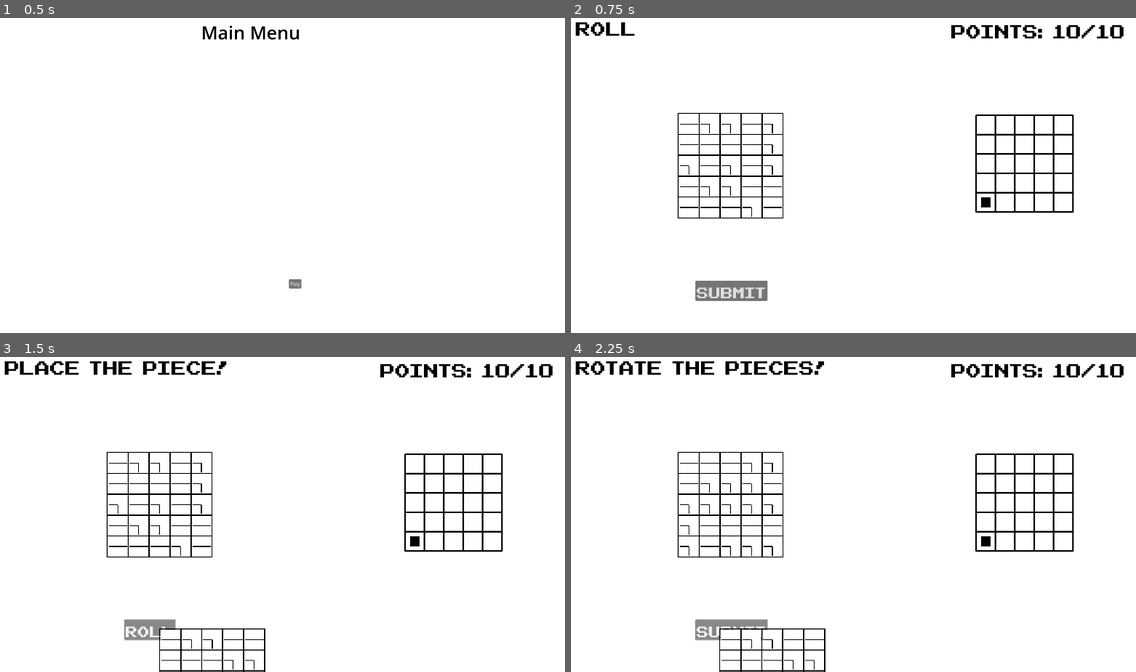
Above: before the commit, frames 1-4 (two rows, left to right).
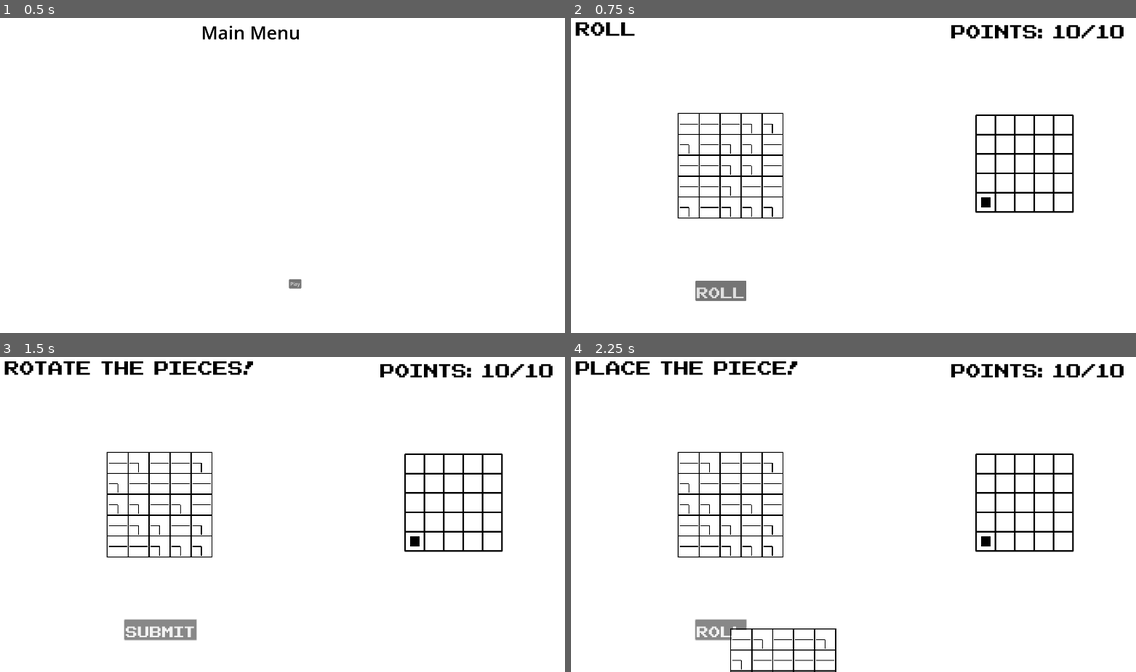
Above: after the commit, the same moments.

Repository: Peachball/gmtk-2025
Game: Godot game, scene res://scenes/menu.tscn
The game is run twice, just before and just after one commit, with the same random seed, the same clock (stepped at 60 frames per second) and the same inputs.
Inputs:
- Up to frame 1 (0.5 s): no input
- Up to frame 2 (0.75 s): click "Play" at 0.5 s
- Up to frame 3 (1.5 s): click "Submit" (after the commit: "Roll") at 1.25 s
- Up to frame 4 (2.25 s): click "Roll" (after the commit: "Submit") at 2 s

Frame 1 is identical in both runs. In frame 2, 0.5% of the frame differs, in the area x 20-38%, y 33-90%; in frame 3, 2.2%, in the area x 1-47%, y 1-100%; in frame 4, 2.0%.

Commit message:
Minor UX cleanups

Diff:
--- a/constant.gd
+++ b/constant.gd
@@ -2,9 +2,14 @@
 
 class_name Constant
 
-const TILE_WIDTH := 64
+const TILE_WIDTH := 64.0
 const LINE_THICKNESS := 4.0
 
 enum Direction {
 	UP, RIGHT, DOWN, LEFT
 }
+
+const DIRECTION_MAP = [Vector2.UP, Vector2.RIGHT, Vector2.DOWN, Vector2.LEFT]
+
+static func direction_to_vector(direction: int) -> Vector2:
+	return DIRECTION_MAP[direction % 4]
--- a/objects/slot_machine.gd
+++ b/objects/slot_machine.gd
@@ -8,14 +8,16 @@
 @export var tile_scene: PackedScene
 @export var tile_spacing := 5
 
+
 func _ready() -> void:
 	reroll()
 
 func reroll() -> void:
 	for row in MACHINE_HEIGHT:
 		for col in MACHINE_WIDTH:
-			var tile := tile_scene.instantiate()
-
+			var tile := tile_scene.instantiate() as Tile
+			tile.init_random_direction()
+			tile.grid_position = Vector2i(col, row)
 			var tile_size := Constant.TILE_WIDTH
 			var pos_x := col * (tile_size + tile_spacing)
 			var pos_y := row * (tile_size + tile_spacing)
--- a/objects/tile.gd
+++ b/objects/tile.gd
@@ -9,13 +9,29 @@
 var inset := 2
 var allow_rotate := true
 
-func _ready() -> void:
-	start = Vector2(inset, Constant.TILE_WIDTH / 2)
-	mid = Vector2(Constant.TILE_WIDTH / 2, Constant.TILE_WIDTH / 2)
+var start_direction: int = Constant.Direction.LEFT
+var end_direction: int = Constant.Direction.RIGHT
+var grid_position: Vector2i
+
+func init_random_direction() -> void:
+	start_direction = Constant.Direction.LEFT
+
 	var rand = randi() % 2
 	if rand == 1:
-		end = Vector2(Constant.TILE_WIDTH / 2, Constant.TILE_WIDTH - inset)
+		end_direction = Constant.Direction.DOWN
+	else:
+		end_direction = Constant.Direction.RIGHT
+	init_from_directions(start_direction, end_direction)
 
+func init_from_directions(new_start_direction: int, new_end_direction: int) -> void:
+	start_direction = new_start_direction
+	end_direction = new_end_direction
+	Constant.direction_to_vector(start_direction)
+	start = calculate_inset_vector(start_direction)
+	end = calculate_inset_vector(end_direction)
+
+func calculate_inset_vector(direction: int) -> Vector2:
+	return mid + Constant.direction_to_vector(direction) * (Constant.TILE_WIDTH / 2 - inset)
 
 func _draw() -> void:
 	# draw box
@@ -44,6 +60,9 @@
 	var start_offset = start - mid
 	var end_offset = end - mid
 
+	start_direction = (start_direction + 1) % 4
+	end_direction = (end_direction + 1) % 4
+
 	var tween := create_tween()
 
 	tween.tween_method(
@@ -58,7 +77,7 @@
 
 	tween.tween_callback(func(): allow_rotate = true)
 
-func _input(event: InputEvent) -> void:
+func _unhandled_input(event: InputEvent) -> void:
 	if event is InputEventMouseButton and event.pressed and allow_rotate:
 		var local_mouse_pos = to_local(event.position)
 		var tile_rect = Rect2(Vector2.ZERO, Vector2(Constant.TILE_WIDTH, Constant.TILE_WIDTH))
--- a/scenes/level.gd
+++ b/scenes/level.gd
@@ -14,6 +14,7 @@
 		match new_action:
 			SLOT_MACHINE_PREROLL:
 				$StateLabel.text = "Roll"
+				$RollSubmitButton.text = "Roll"
 			SLOT_MACHINE_EDIT:
 				$StateLabel.text = "Rotate the pieces!"
 				$RollSubmitButton.text = "Submit"
@@ -26,21 +27,40 @@
 func _ready() -> void:
 	$WorldMap.set_player_position(player_position)
 	player_action = SLOT_MACHINE_PREROLL
-	rolled = true
+	$SlotMachine.reroll()
 
 func _process(delta: float) -> void:
-	if $HeldTiles.get_child_count() != 0:
-		$HeldTiles.position = get_viewport().get_mouse_position()
+	match player_action:
+		PLACE_TILE:
+			process_place_tile()
+
+func process_place_tile() -> void:
+	$HeldTiles.position = get_viewport().get_mouse_position()
+
+	if Input.is_action_just_pressed("ui_cancel"):
+		for child in $HeldTiles.get_children():
+			$HeldTiles.remove_child(child)
+			child.queue_free()
+		player_action = SLOT_MACHINE_EDIT
+		return
+
 
 func _on_roll_submit_button_pressed() -> void:
-	if rolled:
-		var tiles = $SlotMachine/Tiles.duplicate()
-		for tile in tiles.get_children():
-			(tile as Tile).allow_rotate = false
-		$HeldTiles.add_child(tiles)
-		player_action = PLACE_TILE
-		rolled = !rolled
-	else:
-		player_action = SLOT_MACHINE_EDIT
-		$SlotMachine.reroll()
-		rolled = !rolled
+	match player_action:
+		SLOT_MACHINE_EDIT:
+			var tile_inst = preload("res://objects/tile.tscn")
+			var tiles = $SlotMachine/Tiles
+			for tile in tiles.get_children():
+				var casted_tile = tile as Tile
+				var new_tile := tile_inst.instantiate()
+				new_tile.allow_rotate = false
+				new_tile.init_from_directions(casted_tile.start_direction, casted_tile.end_direction)
+				new_tile.position = casted_tile.position
+				new_tile.grid_position = casted_tile.grid_position
+				$HeldTiles.add_child(new_tile)
+			player_action = PLACE_TILE
+			rolled = !rolled
+		SLOT_MACHINE_PREROLL:
+			player_action = SLOT_MACHINE_EDIT
+			$SlotMachine.reroll()
+			rolled = !rolled
